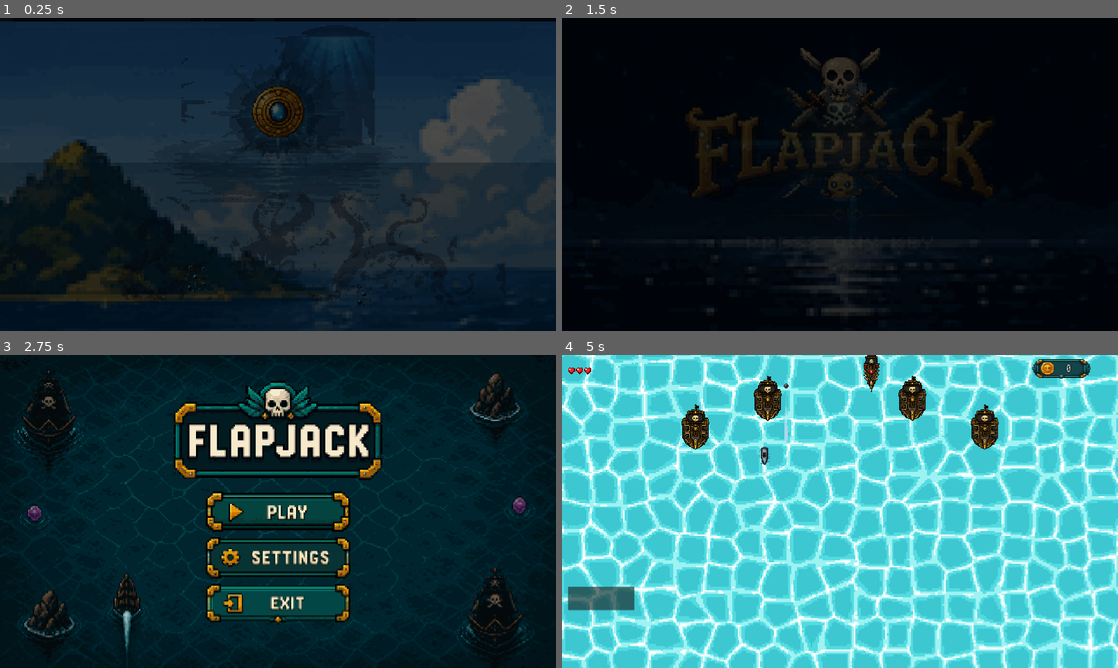
Above: before the commit, frames 1-4 (two rows, left to right).
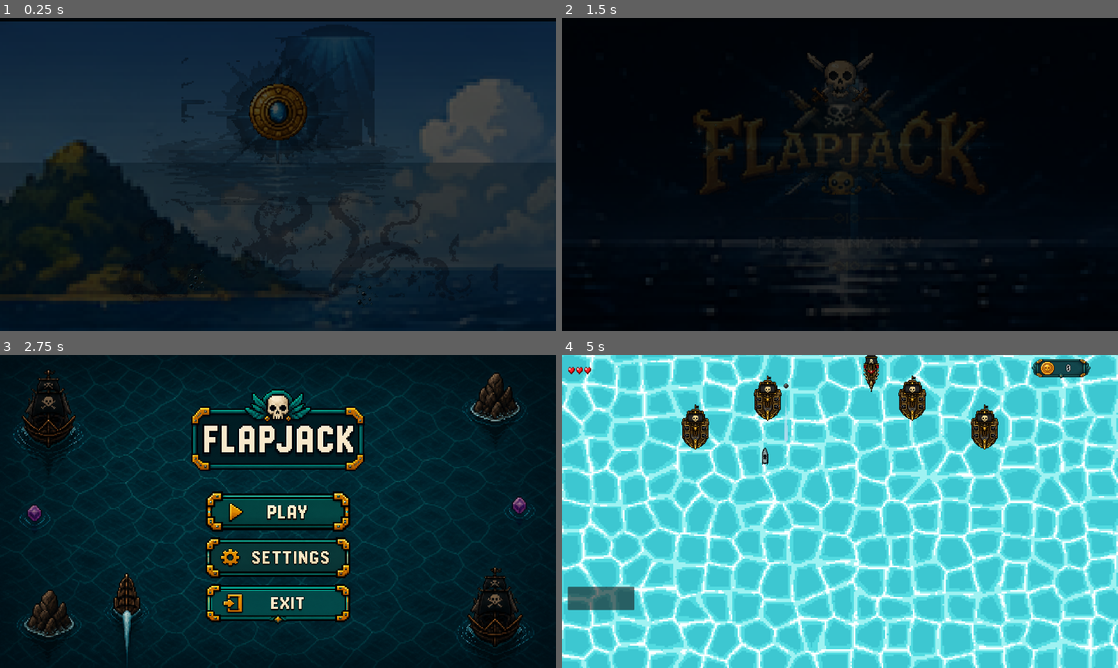
Above: after the commit, the same moments.

Repository: irohgit/flapjack
Game: Godot game, scene res://Cinematics/NarrativeIntro/NarrativeIntro.tscn
Two runs of this game, one before a commit and one after it. Both use one fixed random seed, a clock stepped at 60 frames per second and the inputs below.
Inputs (mouse positions are in pixels of both pictures, inside the frame that each line leads up to):
- Up to frame 1 (0.25 s): no input
- Up to frame 2 (1.5 s): tap Enter at 0.5 s; move the mouse to (962, 158) at 0.52 s; hold D (move_right) 0.53-1.28 s; hold Space (shoot) 0.53-1.28 s; click (962, 158) at 0.67 s; move the mouse to (728, 190) at 1.27 s; hold S (move_backward) from 1.28 s (still down); tap Space (shoot) at 1.35 s; click (728, 190) at 1.42 s
- Up to frame 3 (2.75 s): move the mouse to (333, 442) at 2.02 s; release S (move_backward) at 2.03 s; hold D (move_right) from 2.03 s (still down); hold Space (shoot) from 2.03 s (still down); click (333, 442) at 2.17 s
- Up to frame 4 (5 s): release D (move_right) at 2.75 s; release Space (shoot) at 2.75 s; click (840, 511) at 2.75 s; move the mouse to (812, 574) at 3.52 s; hold W (move_forward) 3.53-4.28 s; tap Space (shoot) at 3.6 s; click (812, 574) at 3.67 s; move the mouse to (1006, 558) at 4.27 s; hold A (move_left) from 4.28 s (still down); hold Space (shoot) from 4.28 s (still down); click (1006, 558) at 4.42 s

The runs differ from the first frame. In frame 1, 0.8% of the frame differs, in the area x 2-85%, y 13-92%; in frame 2, 1.9%; in frame 3, 9.6%, in the area x 2-97%, y 4-96%; in frame 4, 4.0%.

Commit message:
Fixed most of the compression issues

Diff:
--- a/Actors/Player/player.tscn
+++ b/Actors/Player/player.tscn
@@ -18,6 +18,7 @@
 weapons = Array[ExtResource("2_isd1h")]([ExtResource("3_8gtf5")])
 
 [node name="Sprite2D" type="Sprite2D" parent="." unique_id=1889078999]
+rotation = -3.1415925
 texture = ExtResource("3_b63gh")
 
 [node name="CollisionShape2D" type="CollisionShape2D" parent="." unique_id=1588285206]
--- a/Cinematics/NarrativeIntro/NarrativeIntro.gd
+++ b/Cinematics/NarrativeIntro/NarrativeIntro.gd
@@ -3,6 +3,7 @@
 const DESIGN_SIZE := Vector2(1920.0, 1080.0)
 const MAIN_MENU_SCENE := "res://Levels/main_menu.tscn"
 const INPUT_DEBOUNCE_MS := 450
+const PIXEL_SPRITE_SCALE_STEP := 0.5
 
 const PIXEL_FONT := preload("res://Assets/Fonts/PixelOperator.ttf")
 
@@ -440,9 +441,6 @@
 	var eyes_tween := _new_tween()
 	eyes_tween.tween_interval(1.7)
 	eyes_tween.tween_property(nodes["eyes"], "modulate:a", 1.0, 1.3)
-	var zoom := _new_tween()
-	zoom.set_trans(Tween.TRANS_SINE).set_ease(Tween.EASE_IN_OUT)
-	zoom.tween_property(_scenes[0], "scale", Vector2(1.055, 1.055), 5.4)
 
 
 func _animate_scene_2(nodes: Dictionary) -> void:
@@ -521,7 +519,6 @@
 	departure.tween_property(nodes["ship"], "position:y", 490.0, 4.5)
 	departure.parallel().tween_property(nodes["shadow"], "position:y", 520.0, 4.5)
 	departure.parallel().tween_property(nodes["wake"], "position:y", 675.0, 4.5)
-	departure.parallel().tween_property(_scenes[3], "scale", Vector2(1.045, 1.045), 4.5)
 
 
 func _animate_scene_5(nodes: Dictionary) -> void:
@@ -535,7 +532,6 @@
 	sailing.parallel().tween_property(nodes["wake"], "position:y", 700.0, 4.2)
 	sailing.parallel().tween_property(nodes["swimmer"], "position:x", 2080.0, 4.2)
 	sailing.parallel().tween_property(nodes["bubbles"], "position:x", 2000.0, 4.2)
-	sailing.parallel().tween_property(_scenes[4], "scale", Vector2(1.06, 1.06), 4.2)
 	_bob(nodes["swimmer"], 18.0, 0.65)
 
 
@@ -544,7 +540,6 @@
 	reveal.set_trans(Tween.TRANS_SINE).set_ease(Tween.EASE_OUT)
 	reveal.tween_property(nodes["skull"], "modulate:a", 1.0, 0.55)
 	reveal.parallel().tween_property(nodes["logo"], "modulate:a", 1.0, 0.9)
-	reveal.parallel().tween_property(nodes["logo"], "scale", Vector2(2.18, 2.18), 1.0)
 	reveal.tween_interval(0.25)
 	reveal.tween_property(nodes["prompt"], "modulate:a", 1.0, 0.45)
 	_pulse(nodes["blue_glow"], Vector2(6.4, 5.0), Vector2(7.5, 5.9), 1.65, 0.18, 0.42)
@@ -665,6 +660,7 @@
 func _background(parent: CanvasItem, texture: Texture2D, z: int = 0) -> Sprite2D:
 	var background := _sprite(parent, texture, Vector2.ZERO, Vector2.ONE, z)
 	background.centered = false
+	background.texture_filter = CanvasItem.TEXTURE_FILTER_LINEAR
 	return background
 
 
@@ -672,11 +668,18 @@
 	var sprite := Sprite2D.new()
 	sprite.texture = texture
 	sprite.position = position
-	sprite.scale = sprite_scale
+	sprite.scale = _pixel_aligned_scale(sprite_scale)
 	sprite.z_index = z
 	sprite.texture_filter = CanvasItem.TEXTURE_FILTER_NEAREST
 	parent.add_child(sprite)
 	return sprite
+
+
+func _pixel_aligned_scale(value: Vector2) -> Vector2:
+	return Vector2(
+		maxf(PIXEL_SPRITE_SCALE_STEP, snappedf(value.x, PIXEL_SPRITE_SCALE_STEP)),
+		maxf(PIXEL_SPRITE_SCALE_STEP, snappedf(value.y, PIXEL_SPRITE_SCALE_STEP))
+	)
 
 
 func _overlay(parent: CanvasItem, color: Color, z: int = 0) -> ColorRect:
@@ -725,13 +728,14 @@
 	)
 
 
-func _pulse(node: Node2D, min_scale: Vector2, max_scale: Vector2, duration: float, min_alpha: float, max_alpha: float) -> void:
-	node.scale = min_scale
+func _pulse(node: Node2D, _min_scale: Vector2, _max_scale: Vector2, duration: float, min_alpha: float, max_alpha: float) -> void:
+	# These textures are authored on an exact 2x source grid. Continuously
+	# tweening their scale makes nearest filtering discard and duplicate rows on
+	# every frame, so pulse opacity while keeping geometry on a whole-pixel size.
+	node.scale = _pixel_aligned_scale(node.scale)
 	node.modulate.a = min_alpha
 	var tween := _new_tween()
 	tween.set_loops()
 	tween.set_trans(Tween.TRANS_SINE).set_ease(Tween.EASE_IN_OUT)
-	tween.tween_property(node, "scale", max_scale, duration)
-	tween.parallel().tween_property(node, "modulate:a", max_alpha, duration)
-	tween.tween_property(node, "scale", min_scale, duration)
-	tween.parallel().tween_property(node, "modulate:a", min_alpha, duration)
+	tween.tween_property(node, "modulate:a", max_alpha, duration)
+	tween.tween_property(node, "modulate:a", min_alpha, duration)
--- a/Cinematics/NarrativeIntro/NarrativeIntro.tscn
+++ b/Cinematics/NarrativeIntro/NarrativeIntro.tscn
@@ -1,8 +1,8 @@
-[gd_scene load_steps=2 format=3]
+[gd_scene format=3 uid="uid://djgcvlmvywrwj"]
 
-[ext_resource type="Script" path="res://Cinematics/NarrativeIntro/NarrativeIntro.gd" id="1_intro"]
+[ext_resource type="Script" uid="uid://ulslk881d6yt" path="res://Cinematics/NarrativeIntro/NarrativeIntro.gd" id="1_intro"]
 
-[node name="NarrativeIntro" type="Control"]
+[node name="NarrativeIntro" type="Control" unique_id=660901236]
 layout_mode = 3
 anchors_preset = 15
 anchor_right = 1.0
--- a/Cinematics/OpeningCinematic.tscn
+++ b/Cinematics/OpeningCinematic.tscn
@@ -7,7 +7,6 @@
 [ext_resource type="Script" uid="uid://0sn3lr1eqht8" path="res://Assets/Cinematics/cinematic_boat.gd" id="6_gfuhc"]
 [ext_resource type="PackedScene" uid="uid://d1o3o7q7jqcmt" path="res://Actors/NPC/flapjack.tscn" id="6_pes2o"]
 [ext_resource type="AudioStream" uid="uid://b26jxdn3o7cv4" path="res://Audio/Cinematics/intro_water_1.mp3" id="6_spo4w"]
-[ext_resource type="Texture2D" uid="uid://dtiy0uv6wfc0o" path="res://Assets/Cinematics/Cinematic_Sky_Intro_169.png" id="7_pes2o"]
 [ext_resource type="Texture2D" uid="uid://cfb3xrl3cns5i" path="res://Assets/Cinematics/cinematic_ocean_overlay1.png" id="8_86m75"]
 [ext_resource type="Script" uid="uid://b4ekoobotgfd2" path="res://Assets/Cinematics/ocean_overlay.gd" id="9_1osp8"]
 [ext_resource type="Texture2D" uid="uid://c7nrfo8p77k5u" path="res://Assets/Cinematics/cinematic_ocean_overlay2.png.png" id="9_4n84t"]
@@ -80,6 +79,7 @@
 }
 
 [node name="OpeningCinematic" type="Control" unique_id=196866118]
+texture_filter = 2
 layout_mode = 3
 anchors_preset = 15
 anchor_right = 1.0
@@ -93,16 +93,6 @@
 [node name="CinematicBG" type="Sprite2D" parent="." unique_id=2102182428]
 position = Vector2(0, -1)
 texture = ExtResource("2_gfuhc")
-centered = false
-
-[node name="Sky" type="Sprite2D" parent="." unique_id=1686921079]
-position = Vector2(0, -1)
-texture = ExtResource("7_pes2o")
-centered = false
-
-[node name="Ocean" type="Sprite2D" parent="." unique_id=1488993460]
-position = Vector2(0, -1)
-texture = ExtResource("7_pes2o")
 centered = false
 
 [node name="Boat" type="Sprite2D" parent="." unique_id=432668972]
@@ -231,6 +221,7 @@
 modulate = Color(1, 1, 1, 0.5686275)
 z_index = 20
 position = Vector2(4, 257)
+scale = Vector2(1, 0.618)
 texture = ExtResource("8_86m75")
 centered = false
 script = ExtResource("9_1osp8")
@@ -245,6 +236,7 @@
 modulate = Color(1, 1, 1, 0.5686275)
 z_index = 20
 position = Vector2(-6, 418.00003)
+scale = Vector2(1, 0.618)
 texture = ExtResource("9_4n84t")
 centered = false
 script = ExtResource("9_1osp8")
@@ -256,6 +248,7 @@
 modulate = Color(1, 1, 1, 0.5686275)
 z_index = 20
 position = Vector2(-214, 406)
+scale = Vector2(1.3, 0.618)
 texture = ExtResource("10_1osp8")
 centered = false
 script = ExtResource("9_1osp8")
--- a/Core/playarea.gd
+++ b/Core/playarea.gd
@@ -5,7 +5,6 @@
 const PLAY_HEIGHT := 1080.0
 const ASPECT_WIDTH := 16
 const ASPECT_HEIGHT := 9
-const INITIAL_SCREEN_COVERAGE := 0.9
 const MIN_WINDOW_SIZE := Vector2i(960, 540)
 
 var screen_size: Vector2
@@ -31,7 +30,8 @@
 	assert(resizable, "desktop window must remain resizable")
 	assert(stretch_aspect == "keep", "stretch aspect must remain 'keep'")
 
-# Starts in a centred 16:9 window that fits the monitor. After this one-time
+# Starts at the native 1920x1080 canvas whenever the monitor can fit it. On a
+# smaller display it uses the largest fitting 16:9 window. After this one-time
 # setup the user can resize freely; viewport stretch="keep" preserves the game
 # canvas with letterboxing or pillarboxing instead of stretching or cropping it.
 func _configure_desktop_window() -> void:
@@ -40,17 +40,15 @@
 
 	var screen_id := DisplayServer.window_get_current_screen()
 	var usable := DisplayServer.screen_get_usable_rect(screen_id)
-	var available := Vector2i(
-		floori(usable.size.x * INITIAL_SCREEN_COVERAGE),
-		floori(usable.size.y * INITIAL_SCREEN_COVERAGE)
-	)
-	var width := mini(
-		available.x,
-		floori(float(available.y) * ASPECT_WIDTH / ASPECT_HEIGHT)
-	)
-	# A width divisible by 16 gives an exact integer 16:9 window size.
-	width = maxi(width - (width % ASPECT_WIDTH), ASPECT_WIDTH)
-	var size := Vector2i(width, width * ASPECT_HEIGHT / ASPECT_WIDTH)
+	var size := Vector2i(int(PLAY_WIDTH), int(PLAY_HEIGHT))
+	if usable.size.x < size.x or usable.size.y < size.y:
+		var width := mini(
+			usable.size.x,
+			floori(float(usable.size.y) * ASPECT_WIDTH / ASPECT_HEIGHT)
+		)
+		# A width divisible by 16 gives an exact 16:9 fallback size.
+		width = maxi(width - (width % ASPECT_WIDTH), ASPECT_WIDTH)
+		size = Vector2i(width, width * ASPECT_HEIGHT / ASPECT_WIDTH)
 
 	if usable.size.x >= MIN_WINDOW_SIZE.x and usable.size.y >= MIN_WINDOW_SIZE.y:
 		get_window().min_size = MIN_WINDOW_SIZE
--- a/Levels/MainMenu.tscn
+++ b/Levels/MainMenu.tscn
@@ -38,10 +38,10 @@
 [node name="Title" type="TextureRect" parent="." unique_id=707306218]
 texture_filter = 1
 layout_mode = 0
-offset_left = 600.0
-offset_top = 80.0
-offset_right = 1320.0
-offset_bottom = 440.0
+offset_left = 660.0
+offset_top = 110.0
+offset_right = 1260.0
+offset_bottom = 410.0
 mouse_filter = 2
 texture = ExtResource("3_title")
 expand_mode = 1
--- a/Levels/hud.tscn
+++ b/Levels/hud.tscn
@@ -38,16 +38,18 @@
 layout_mode = 0
 offset_left = -97.0
 offset_top = 2.0
-offset_right = 109.0
-offset_bottom = 70.0
+offset_right = 415.0
+offset_bottom = 210.0
+scale = Vector2(0.4, 0.32000262)
 texture = ExtResource("6_1wnoe")
 
 [node name="CoinIcon" type="TextureRect" parent="Coin" unique_id=525282589]
 layout_mode = 0
 offset_left = -66.0
 offset_top = 11.0
-offset_right = -18.0
-offset_bottom = 57.0
+offset_right = 62.0
+offset_bottom = 139.0
+scale = Vector2(0.37334305, 0.3595906)
 texture = ExtResource("7_2lib2")
 
 [node name="Amount" type="Label" parent="Coin" unique_id=195701409]
--- a/Levels/main_menu.tscn
+++ b/Levels/main_menu.tscn
@@ -38,10 +38,10 @@
 [node name="Title" type="TextureRect" parent="." unique_id=158629105]
 texture_filter = 1
 layout_mode = 0
-offset_left = 600.0
-offset_top = 80.0
-offset_right = 1320.0
-offset_bottom = 440.0
+offset_left = 660.0
+offset_top = 110.0
+offset_right = 1260.0
+offset_bottom = 410.0
 mouse_filter = 2
 texture = ExtResource("3_title")
 expand_mode = 1
--- a/Levels/settings_panel.tscn
+++ b/Levels/settings_panel.tscn
@@ -46,10 +46,10 @@
 [node name="SkullDecoration" type="TextureRect" parent="PauseMenu" unique_id=347786067]
 texture_filter = 1
 layout_mode = 0
-offset_left = 742.0
-offset_top = 104.0
-offset_right = 1178.0
-offset_bottom = 216.0
+offset_left = 743.0
+offset_top = 105.0
+offset_right = 1177.0
+offset_bottom = 215.0
 mouse_filter = 2
 texture = ExtResource("3_uao6l")
 expand_mode = 1
@@ -57,9 +57,9 @@
 [node name="PausedTitle" type="TextureRect" parent="PauseMenu" unique_id=958569790]
 texture_filter = 1
 layout_mode = 0
-offset_left = 742.0
+offset_left = 743.0
 offset_top = 260.0
-offset_right = 1178.0
+offset_right = 1177.0
 offset_bottom = 448.0
 mouse_filter = 2
 texture = ExtResource("4_tawvq")
@@ -69,9 +69,9 @@
 texture_filter = 1
 layout_mode = 0
 offset_left = 738.0
-offset_top = 479.0
+offset_top = 480.0
 offset_right = 1182.0
-offset_bottom = 591.0
+offset_bottom = 589.0
 focus_mode = 0
 mouse_default_cursor_shape = 2
 texture_normal = ExtResource("5_txnva")
@@ -83,9 +83,9 @@
 texture_filter = 1
 layout_mode = 0
 offset_left = 738.0
-offset_top = 619.0
+offset_top = 620.0
 offset_right = 1182.0
-offset_bottom = 731.0
+offset_bottom = 730.0
 focus_mode = 0
 mouse_default_cursor_shape = 2
 texture_normal = ExtResource("6_y0hbe")
@@ -96,10 +96,10 @@
 [node name="BottomDivider" type="TextureRect" parent="PauseMenu" unique_id=194824001]
 texture_filter = 1
 layout_mode = 0
-offset_left = 782.0
-offset_top = 759.0
-offset_right = 1138.0
-offset_bottom = 787.0
+offset_left = 783.0
+offset_top = 760.0
+offset_right = 1137.0
+offset_bottom = 785.0
 mouse_filter = 2
 texture = ExtResource("7_xkncj")
 expand_mode = 1
@@ -107,10 +107,10 @@
 [node name="BottomInstruction" type="TextureRect" parent="PauseMenu" unique_id=1023534164]
 texture_filter = 1
 layout_mode = 0
-offset_left = 762.0
+offset_left = 763.0
 offset_top = 805.0
-offset_right = 1158.0
-offset_bottom = 877.0
+offset_right = 1157.0
+offset_bottom = 876.0
 mouse_filter = 2
 texture = ExtResource("8_jrw5m")
 expand_mode = 1
--- a/Systems/Rendering/pixel_art_post_process.gdshader
+++ /dev/null
@@ -1,17 +0,0 @@
-shader_type canvas_item;
-render_mode unshaded;
-
-uniform sampler2D screen_texture : hint_screen_texture, repeat_disable, filter_nearest;
-
-// Every final art pixel occupies one exact 2x2 block in the design viewport.
-const float PIXEL_SIZE = 2.0;
-
-
-void fragment() {
-	vec2 screen_pixel = SCREEN_UV / SCREEN_PIXEL_SIZE;
-	vec2 block_origin = floor(screen_pixel / PIXEL_SIZE) * PIXEL_SIZE;
-	// Sample a texel centre, never the boundary between two source texels.
-	vec2 sample_pixel = block_origin + vec2(0.5);
-	vec2 snapped_uv = sample_pixel * SCREEN_PIXEL_SIZE;
-	COLOR = texture(screen_texture, snapped_uv);
-}
--- a/Systems/Rendering/pixel_art_renderer.gd
+++ /dev/null
@@ -1,21 +0,0 @@
-extends CanvasLayer
-
-
-const PIXEL_GRID_SHADER := preload(
-	"res://Systems/Rendering/pixel_art_post_process.gdshader"
-)
-
-
-func _ready() -> void:
-	layer = 1000
-	process_mode = Node.PROCESS_MODE_ALWAYS
-
-	var material := ShaderMaterial.new()
-	material.shader = PIXEL_GRID_SHADER
-
-	var overlay := ColorRect.new()
-	overlay.name = "PixelGrid"
-	overlay.mouse_filter = Control.MOUSE_FILTER_IGNORE
-	overlay.material = material
-	add_child(overlay)
-	overlay.set_anchors_and_offsets_preset(Control.PRESET_FULL_RECT)
--- a/project.godot
+++ b/project.godot
@@ -21,16 +21,12 @@
 DebugHud="*uid://b0uptuewb1atn"
 GameEvents="*uid://3lsfc782llap"
 DeathScreen="*res://UI/DeathScreen/death_screen.tscn"
-PixelArtRenderer="*res://Systems/Rendering/pixel_art_renderer.gd"
 
 [display]
 
 window/size/viewport_width=1920
 window/size/viewport_height=1080
-window/size/resizable=true
 window/stretch/mode="viewport"
-window/stretch/aspect="keep"
-window/stretch/scale_mode="fractional"
 window/handheld/orientation=1
 
 [global_group]
@@ -102,9 +98,9 @@
 
 [rendering]
 
-2d/snap/snap_2d_transforms_to_pixel=true
+textures/canvas_textures/default_texture_filter=0
 rendering_device/driver.windows="d3d12"
 renderer/rendering_method="gl_compatibility"
 renderer/rendering_method.mobile="gl_compatibility"
-textures/canvas_textures/default_texture_filter=0
 environment/defaults/default_clear_color=Color(0.6053508, 0.72031677, 0.94324833, 1)
+2d/snap/snap_2d_transforms_to_pixel=true
Binary file changed: Assets/Boat/Player.png
Binary file changed: Assets/BoatWeapon/Cannon3_color3_1.png
Binary file changed: Assets/BoatWeapon/Cannon3_color3_2.png
Binary file changed: Assets/BoatWeapon/Cannon3_color3_3.png
Binary file changed: Assets/BoatWeapon/Cannon3_color3_4.png
Binary file changed: Assets/Cinematics/Cinematic_BG_169.png
Binary file changed: Assets/Cinematics/Cinematic_Boat.png
Binary file changed: Assets/Cinematics/Cinematic_Boat_Blackbeard_512.png
Binary file changed: Assets/Cinematics/Cinematic_Ocean169.png
Binary file changed: Assets/Cinematics/Cinematic_Sky_Intro_169.png
Binary file changed: Assets/Cinematics/Flapjack_Octopus.png
Binary file changed: Assets/Cinematics/Intro_Sky.png
(and 189 more such lines)
